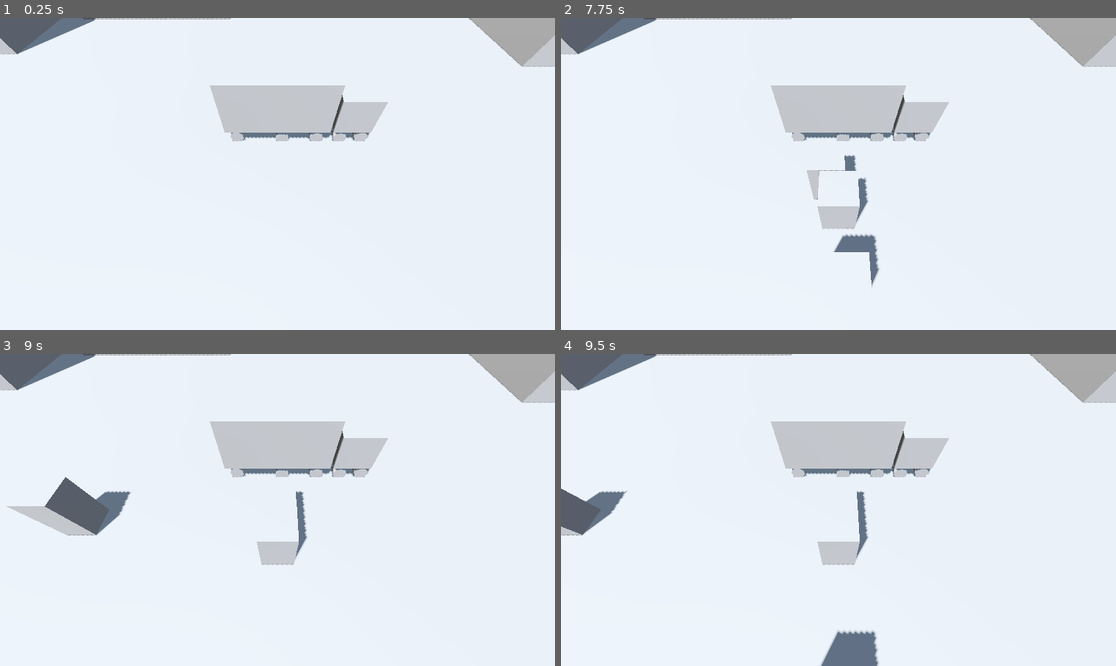
Above: before the commit, frames 1-4 (two rows, left to right).
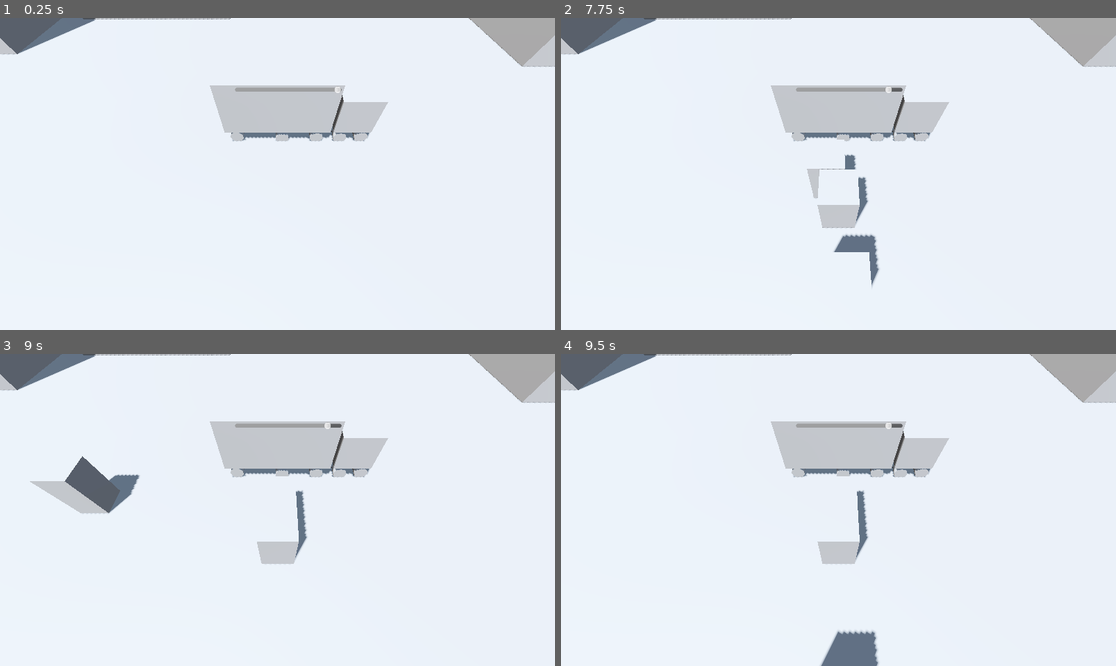
Above: after the commit, the same moments.

Repository: thewasmans/2026-game-jam-burger-truck
Game: Godot game, scene res://scenes/main.tscn
Same seed, same stepped clock (60 frames per second), same inputs: the game is played once before the commit and once after it.
Inputs:
- Up to frame 1 (0.25 s): no input
- Up to frame 2 (7.75 s): tap Enter at 0.5, 2, 5 s; tap Space at 1.25, 2.75, 7.25 s
- Up to frame 3 (9 s): no input
- Up to frame 4 (9.5 s): no input

The runs differ from the first frame. In frame 1, 0.3% of the frame differs, in the area x 42-62%, y 22-25%; in frame 2, 0.4%; in frame 3, 3.1%, in the area x 1-62%, y 22-68%; in frame 4, 1.4%.

Commit message:
Add reputation system

Diff:
--- a/contents/prefabs/snack_truck.tscn
+++ b/contents/prefabs/snack_truck.tscn
@@ -1,4 +1,6 @@
 [gd_scene format=3 uid="uid://ciot641kpekgm"]
+
+[ext_resource type="Script" uid="uid://c48dl325ub3ad" path="res://scripts/snack_truck.gd" id="1_afr5m"]
 
 [sub_resource type="BoxShape3D" id="BoxShape3D_1"]
 size = Vector3(4.2857666, 2, 2.3920898)
@@ -9,6 +11,7 @@
 [sub_resource type="CylinderMesh" id="CylinderMesh_jjpmk"]
 
 [node name="SnackTruck" type="StaticBody3D" unique_id=300776292]
+script = ExtResource("1_afr5m")
 
 [node name="CollisionShape3D" type="CollisionShape3D" parent="." unique_id=1434122766]
 transform = Transform3D(1, 0, 0, 0, 1, 0, 0, 0, 1, 0.06573486, 0, 0.022705078)
--- a/contents/prefabs/ui/game_ui.tscn
+++ b/contents/prefabs/ui/game_ui.tscn
@@ -1,8 +1,8 @@
 [gd_scene format=3 uid="uid://djc6xavhxsjd6"]
 
-[ext_resource type="Script" uid="uid://bpehwe0t5rrlr" path="res://scripts/ui/game_ui.gd" id="1_84on6"]
+[ext_resource type="Script" uid="uid://b8ox1k3noecv8" path="res://scripts/ui/game_ui.gd" id="1_84on6"]
 
-[node name="GameUI" type="Control" unique_id=149232493]
+[node name="GameUI" type="Control" unique_id=149232493 node_paths=PackedStringArray("reputation_slider")]
 layout_mode = 3
 anchors_preset = 15
 anchor_right = 1.0
@@ -10,3 +10,13 @@
 grow_horizontal = 2
 grow_vertical = 2
 script = ExtResource("1_84on6")
+reputation_slider = NodePath("HSlider")
+
+[node name="HSlider" type="HSlider" parent="." unique_id=74886958]
+layout_mode = 0
+offset_left = 488.0
+offset_top = 136.0
+offset_right = 709.0
+offset_bottom = 162.0
+max_value = 10.0
+value = 10.0
--- a/scenes/main.tscn
+++ b/scenes/main.tscn
@@ -3,6 +3,7 @@
 [ext_resource type="PackedScene" uid="uid://ckuxgrtn5s1cd" path="res://contents/prefabs/enemy_spawner.tscn" id="1_0wfyh"]
 [ext_resource type="PackedScene" uid="uid://ciot641kpekgm" path="res://contents/prefabs/snack_truck.tscn" id="1_a7v2k"]
 [ext_resource type="PackedScene" uid="uid://djc6xavhxsjd6" path="res://contents/prefabs/ui/game_ui.tscn" id="3_jyhfs"]
+[ext_resource type="Script" uid="uid://dpaetc3xgp6qg" path="res://scripts/main.gd" id="4_abcde"]
 
 [sub_resource type="StandardMaterial3D" id="StandardMaterial3D_0wfyh"]
 albedo_color = Color(0.88235295, 0, 0, 1)
@@ -28,7 +29,11 @@
 [sub_resource type="BoxMesh" id="BoxMesh_jyhfs"]
 size = Vector3(10, 10, 10)
 
-[node name="Main" type="Node3D" unique_id=113603498]
+[node name="Main" type="Node3D" unique_id=113603498 node_paths=PackedStringArray("snack_truck", "game_ui", "spawner")]
+script = ExtResource("4_abcde")
+snack_truck = NodePath("Level/SnackTruck")
+game_ui = NodePath("GameUI")
+spawner = NodePath("Level/EnemySpawner")
 
 [node name="Global" type="Node" parent="." unique_id=1804165768]
 
@@ -89,3 +94,6 @@
 mesh = SubResource("BoxMesh_jyhfs")
 
 [node name="GameUI" parent="." unique_id=149232493 instance=ExtResource("3_jyhfs")]
+
+[connection signal="child_entered_tree" from="Level" to="." method="on_child_entered_tree"]
+[connection signal="child_entered_tree" from="GameUI" to="GameUI" method="_on_child_entered_tree"]
--- /dev/null
+++ b/scenes/snack_truck.tscn
@@ -0,0 +1,18 @@
+[gd_scene format=3 uid="uid://dw8l6i2x2orii"]
+
+[ext_resource type="Script" uid="uid://c48dl325ub3ad" path="res://scripts/snack_truck.gd" id="1_abcde"]
+
+[sub_resource type="BoxShape3D" id="BoxShape3D_1"]
+size = Vector3(4, 2, 2)
+
+[sub_resource type="BoxMesh" id="BoxMesh_1"]
+size = Vector3(4, 2, 2)
+
+[node name="SnackTruck" type="StaticBody3D" unique_id=1232163086]
+script = ExtResource("1_abcde")
+
+[node name="CollisionShape3D" type="CollisionShape3D" parent="." unique_id=1685734311]
+shape = SubResource("BoxShape3D_1")
+
+[node name="MeshInstance3D" type="MeshInstance3D" parent="." unique_id=1098538308]
+mesh = SubResource("BoxMesh_1")
--- a/scripts/enemy.gd
+++ b/scripts/enemy.gd
@@ -1,6 +1,8 @@
 extends CharacterBody3D
 
 class_name Enemy
+
+signal leaving_truck
 
 enum State { MOVING_TO_TRUCK, WAITING, LEAVING }
 
@@ -18,7 +20,7 @@
 	wait_timer.timeout.connect(_on_wait_timer_timeout)
 	add_child(wait_timer)
 
-func _physics_process(delta: float) -> void:
+func _physics_process(_delta: float) -> void:
 	match current_state:
 		State.MOVING_TO_TRUCK:
 			var direction: Vector3 = (target_position - global_transform.origin).normalized()
@@ -34,11 +36,14 @@
 			pass
 
 		State.LEAVING:
-			velocity = Vector3.RIGHT * speed
-			if global_transform.origin.x > 20:
+			var direction: Vector3 = (target_leaving - global_transform.origin).normalized()
+			if global_transform.origin.distance_to(target_leaving) > 1:
+				velocity = direction * speed
+			else:
 				queue_free()
 
 	move_and_slide()
 
 func _on_wait_timer_timeout() -> void:
 	current_state = State.LEAVING
+	leaving_truck.emit()
--- /dev/null
+++ b/scripts/main.gd
@@ -0,0 +1,17 @@
+extends Node3D
+
+@export var snack_truck: SnackTruck
+@export var game_ui: GameUI
+@export var spawner: EnemySpawner
+@export var level: Node
+
+func _ready() -> void:
+	snack_truck.reputation_changed.connect(game_ui.on_reputation_changed)
+
+func on_child_entered_tree(node: Node) -> void:
+	if node is Enemy:
+		var enemy: Enemy = node as Enemy
+		enemy.leaving_truck.connect(on_enemy_leaving)
+
+func on_enemy_leaving() -> void:
+	snack_truck.take_damage(1)
--- /dev/null
+++ b/scripts/snack_truck.gd
@@ -0,0 +1,17 @@
+extends StaticBody3D
+
+class_name SnackTruck
+
+signal reputation_changed(new_reputation: int)
+
+const MAX_REPUTATION: int = 10
+var current_reputation: int = MAX_REPUTATION
+
+func take_damage(amount: int) -> void:
+	current_reputation -= amount
+	reputation_changed.emit(current_reputation)
+	if current_reputation <= 0:
+		get_tree().reload_current_scene()
+
+func _ready() -> void:
+	reputation_changed.emit(current_reputation)
--- a/scripts/ui/game_ui.gd
+++ b/scripts/ui/game_ui.gd
@@ -1,2 +1,8 @@
+extends Control
+
 class_name GameUI
-extends Control
+
+@export var reputation_slider: HSlider
+
+func on_reputation_changed(new_reputation: int) -> void:
+	reputation_slider.value = new_reputation
Not shown, added: scripts/main.gd.uid
Not shown, added: scripts/snack_truck.gd.uid
Not shown, changed: scripts/ui/game_ui.gd.uid
